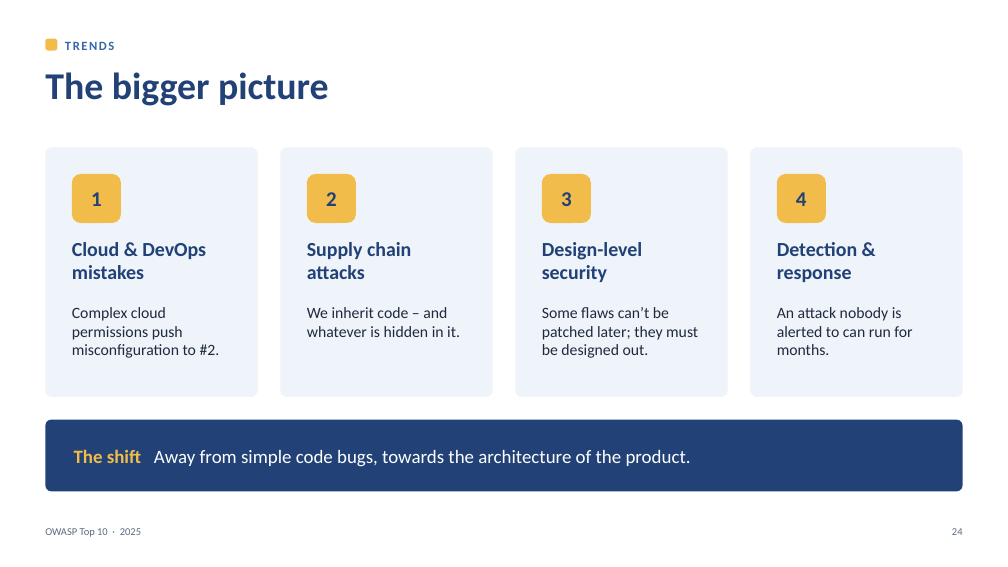
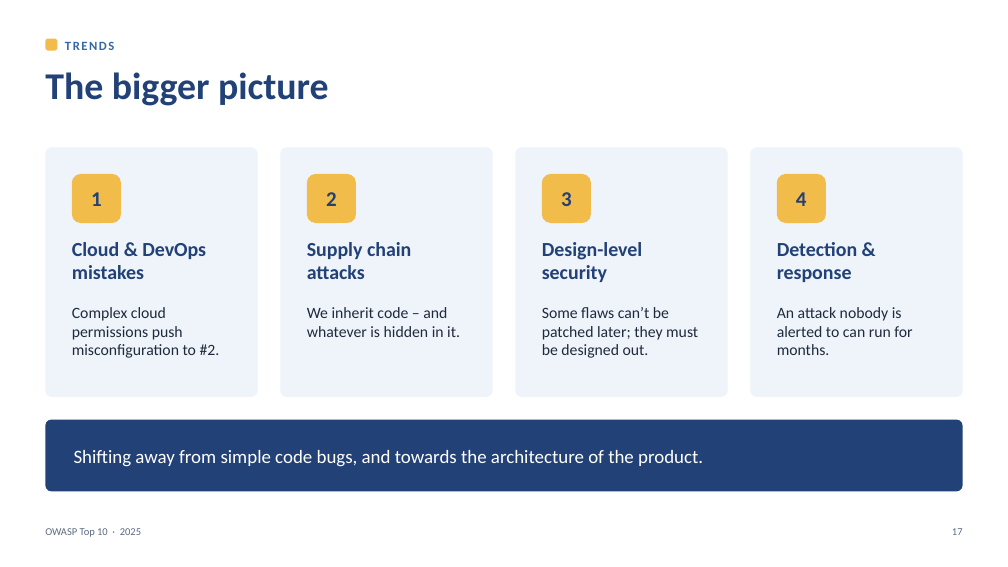
Before and after one commit to AmorZhao-Ghyston/VulnerableSandbox, a slide deck: slide 17 of Lunch-and-learn/OWASP-Top10-2025.pptx (slide 24 before the commit). Drawn at 1008x567 pixels with LibreOffice and Linux fonts; fonts in the diff are those of the drawing. Boxes give left, top, right and bottom in pixels: in the first picture for what was removed or moved away, otherwise in the second. Text is boxed around its words. In the diff, an @@ line names an element or a change of style, - is before the commit and + after.

```diff
--- a/Lunch-and-learn/OWASP-Top10-2025.pptx
+++ b/Lunch-and-learn/OWASP-Top10-2025.pptx
@@ text in rounded rectangle at (x1=74, y1=450, x2=703, y2=467): text changed @@
-The shift Away from simple code bugs, towards the architecture of the product.
+Shifting away from simple code bugs, and towards the architecture of the product.
@@ text at (x1=952, y1=528, x2=963, y2=535): text changed @@
-24
+17
```
Also in this commit, not shown: 17 other slides changed, 8 slides removed, 7 other files.
